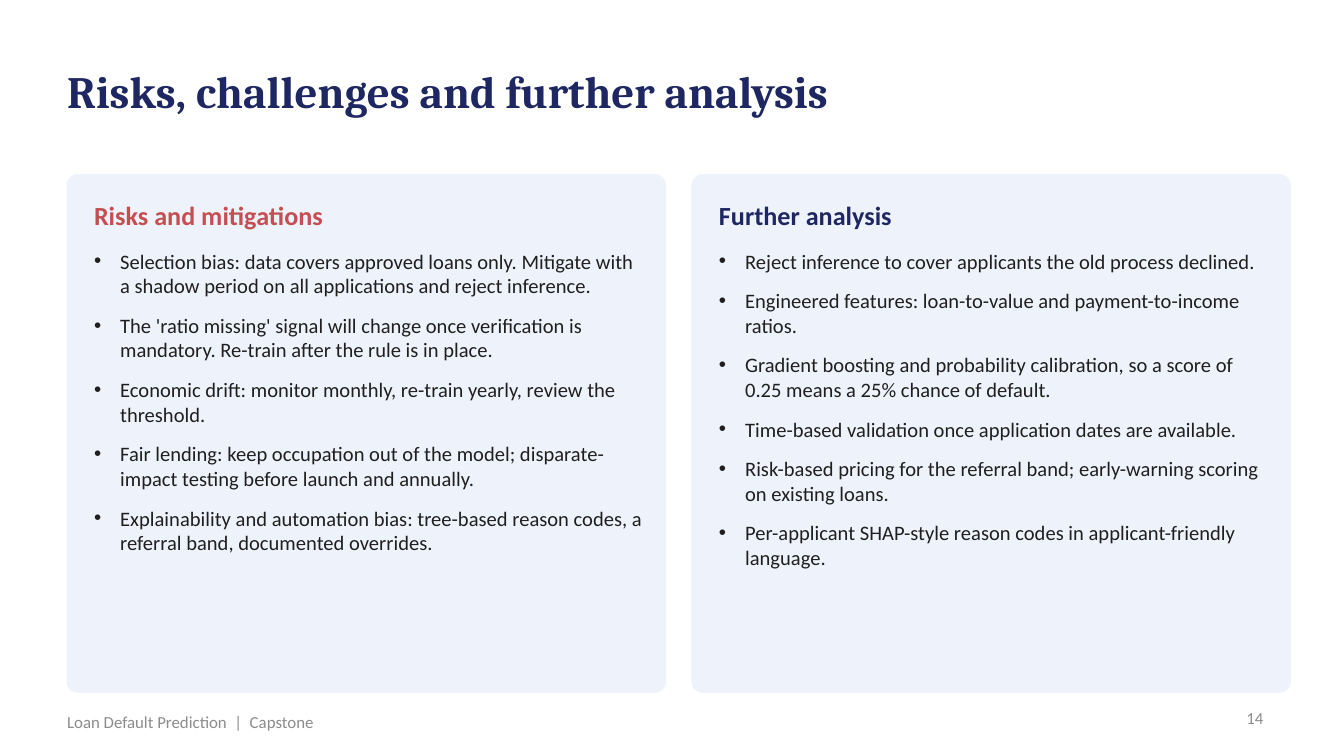
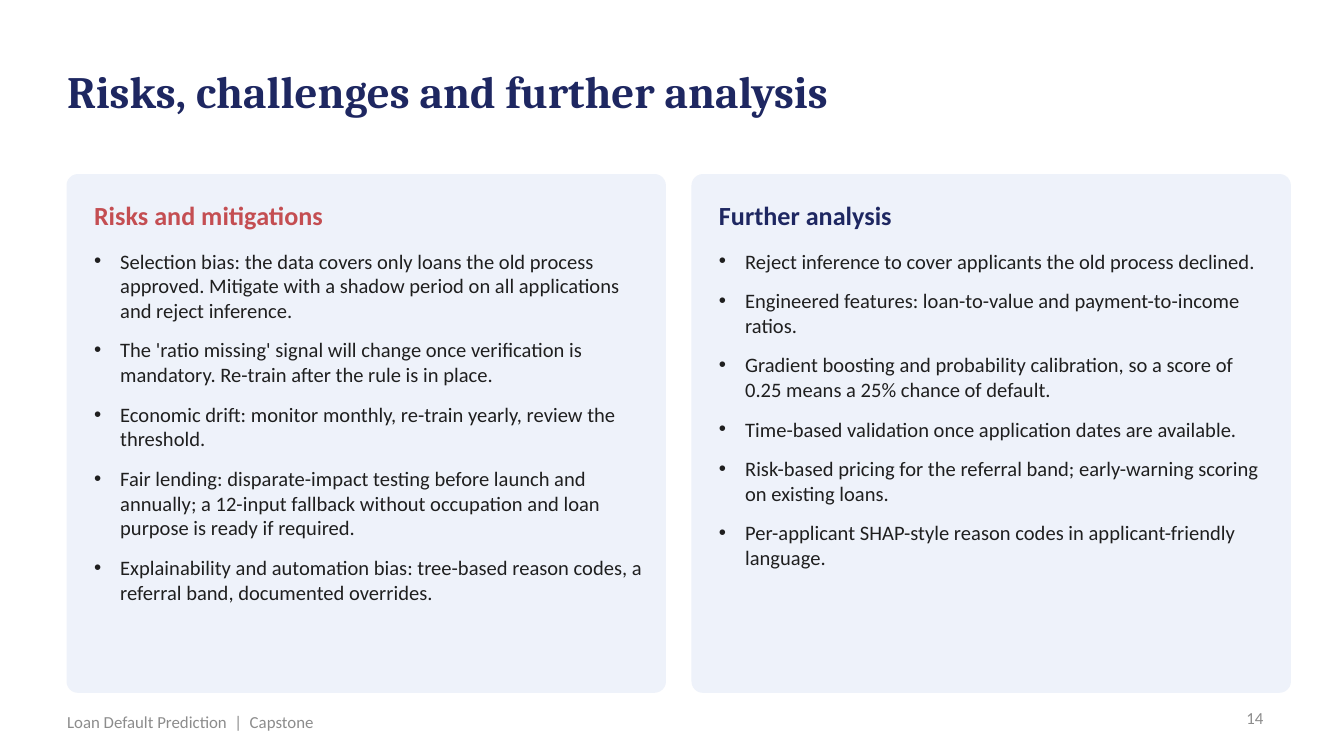
Before and after one commit to shubham1891/Personal-code, a slide deck: slide 14 of presentation/Loan_Default_Prediction_Presentation.pptx. Drawn at 1344x756 pixels with LibreOffice and Linux fonts; fonts in the diff are those of the drawing. Boxes give left, top, right and bottom in pixels: in the first picture for what was removed or moved away, otherwise in the second. Text is boxed around its words. In the diff, an @@ line names an element or a change of style, - is before the commit and + after.

```diff
--- a/presentation/Loan_Default_Prediction_Presentation.pptx
+++ b/presentation/Loan_Default_Prediction_Presentation.pptx
@@ text at <box>120,254,619,322</box>: text changed @@
-• Selection bias: data covers approved loans only. Mitigate with a shadow period on all applications and reject inference.
+• Selection bias: the data covers only loans the old process approved. Mitigate with a shadow period on all applications and reject inference.
@@ text at <box>120,471,600,539</box>: text changed @@
-• Fair lending: keep occupation out of the model; disparate-impact testing before launch and annually.
+• Fair lending: disparate-impact testing before launch and annually; a 12-input fallback without occupation and loan purpose is ready if required.
```
Also in this commit, not shown: 13 other slides changed, 20 other files.
